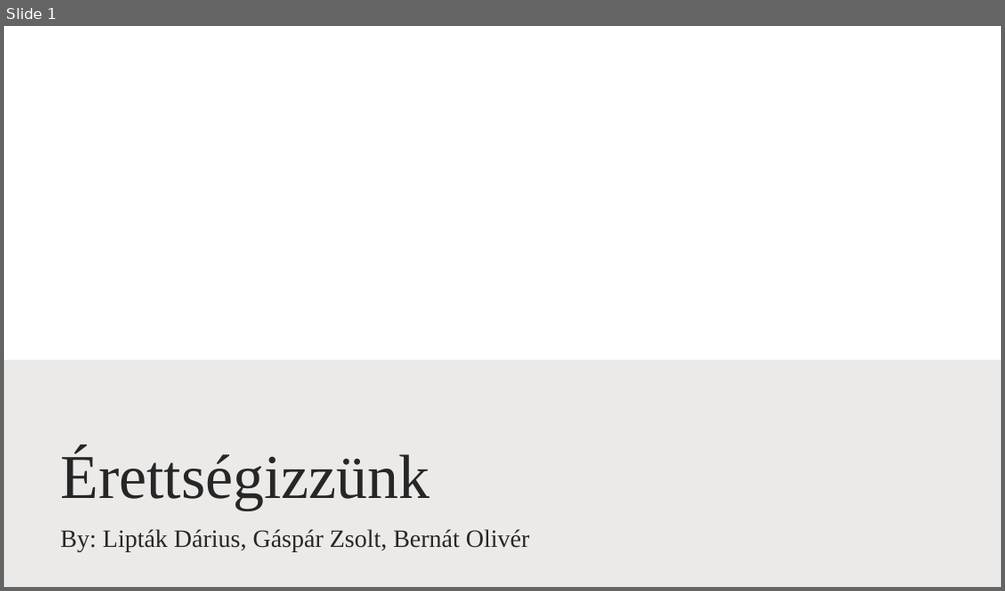
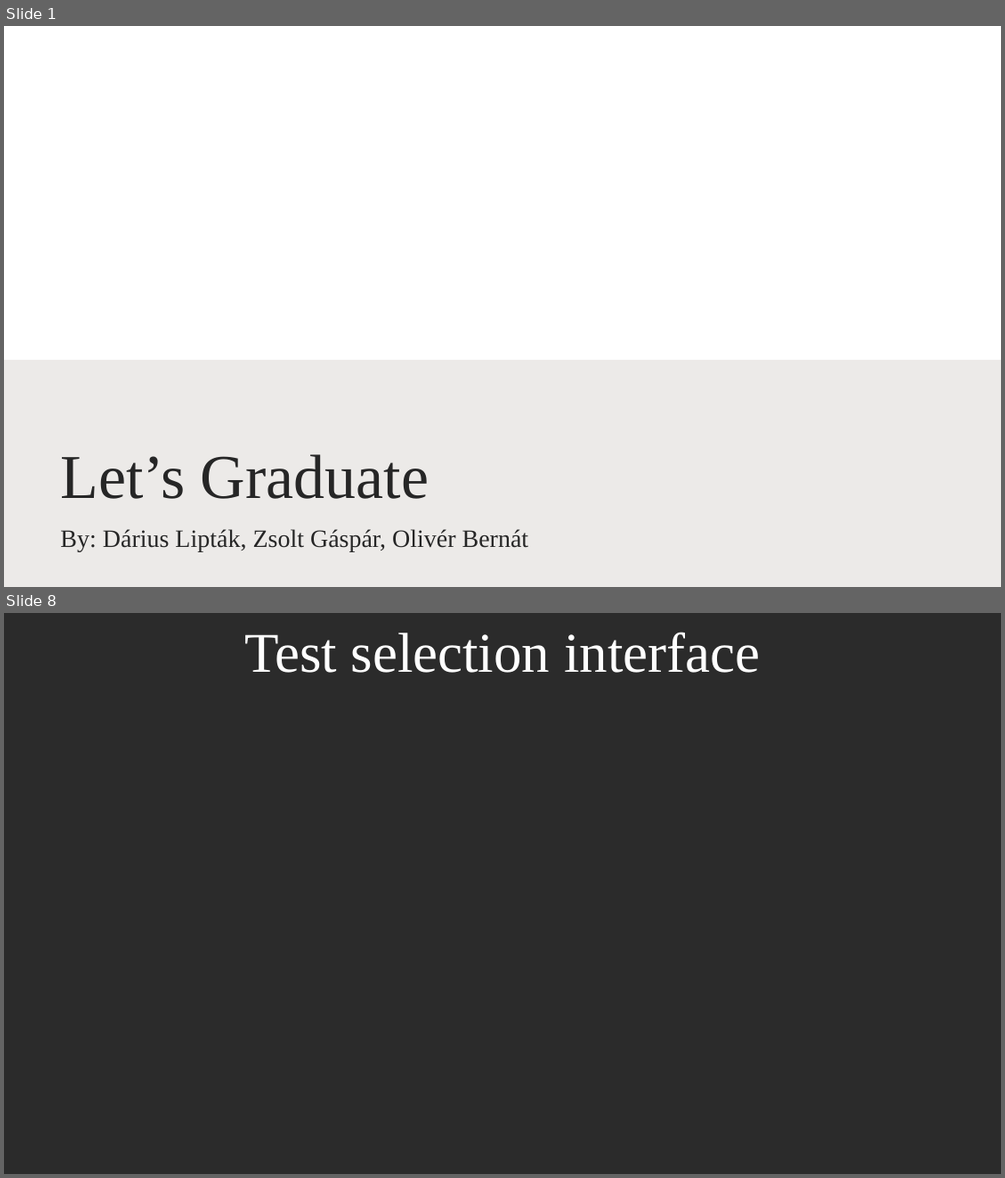
Before and after one commit to zsolti6/Erettsegizzunk, a slide deck: erettsegizzunk.pptx. Shown one above the other, each under a label of ours: slide 1 before the commit, slides 1 and 8 after it; the slides between them are not shown. The pictures are 1005x591 and 1005x1178 pixels, drawn with LibreOffice and Linux fonts; fonts in the diff are those of the drawing; background and template pictures are left out; a plain dark background stands for a picture behind light text. Boxes give left, top, right and bottom in pixels: in the first picture for what was removed or moved away, otherwise in the second. Text is boxed around its words. In the diff, an @@ line names an element or a change of style, - is before the commit and + after.

```diff
--- a/erettsegizzunk.pptx
+++ b/erettsegizzunk.pptx
@@ slide 8 added at (4,613,1001,1174), background picture (left out) @@
@@ title added at (244,632,760,673), 54 pt, text #FFFFFF @@
+Test selection interface
@@ slide 1 changed as well @@
@@ title at (60,454,429,499): text changed @@
-Érettségizzünk
+Let’s Graduate
@@ subtitle at (60,529,529,551): text changed @@
-By: Lipták Dárius, Gáspár Zsolt, Bernát Olivér
+By: Dárius Lipták, Zsolt Gáspár, Olivér Bernát
```
Also in this commit, not shown: 3 other slides changed, 6 other slides added, 13 slides removed, 2 other files.
